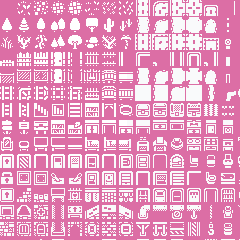
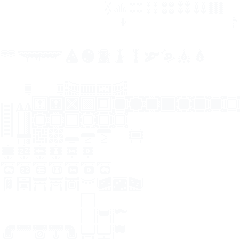
The second 240×240 image is a revision of the first. Changes to its layers:
showed "props2", painted on it over [0, 0, 240, 240]
hid "monochrome-transparent.png", painted on it over [0, 0, 240, 240]
hid "background", painted on it over [0, 0, 240, 240]
